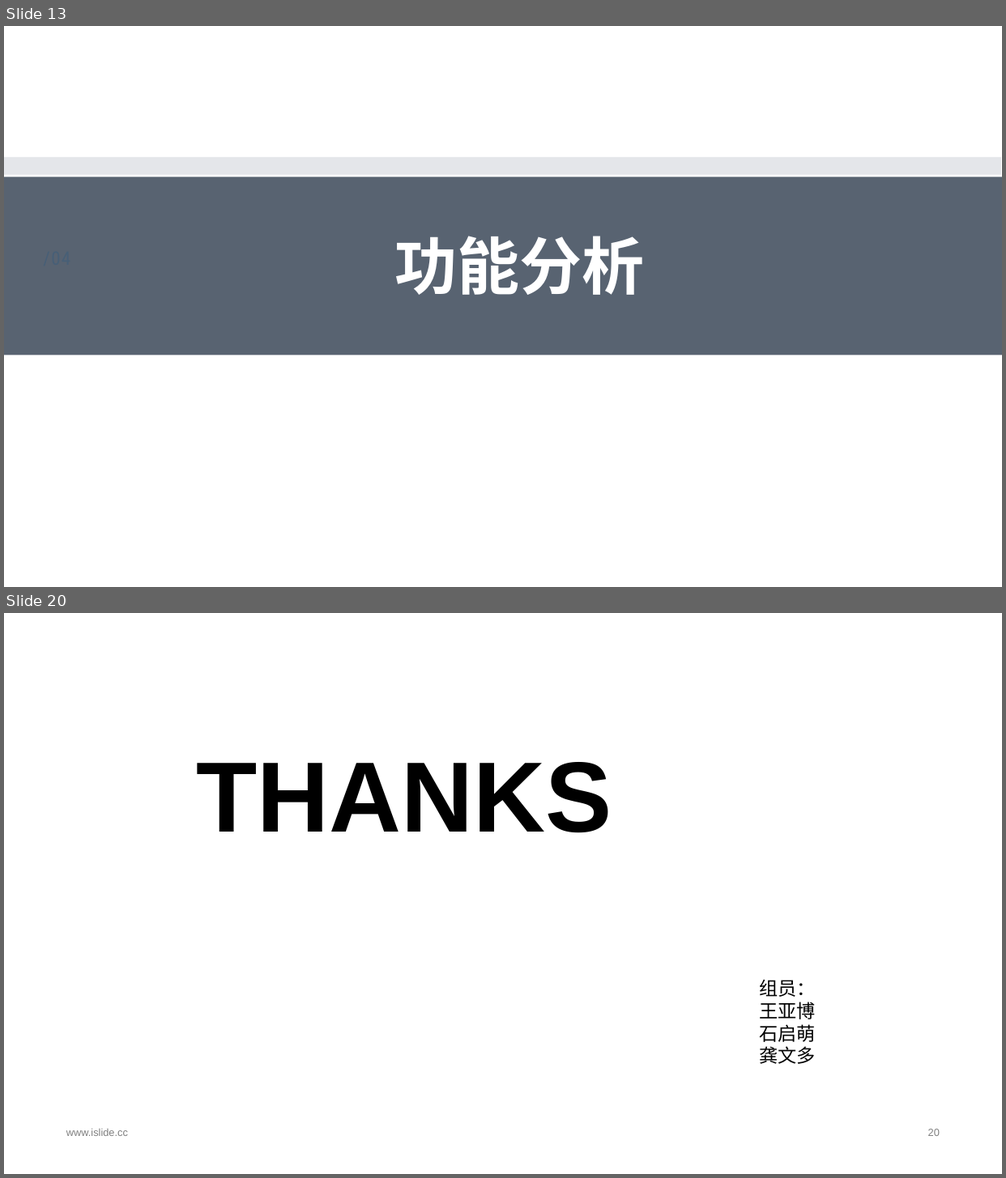
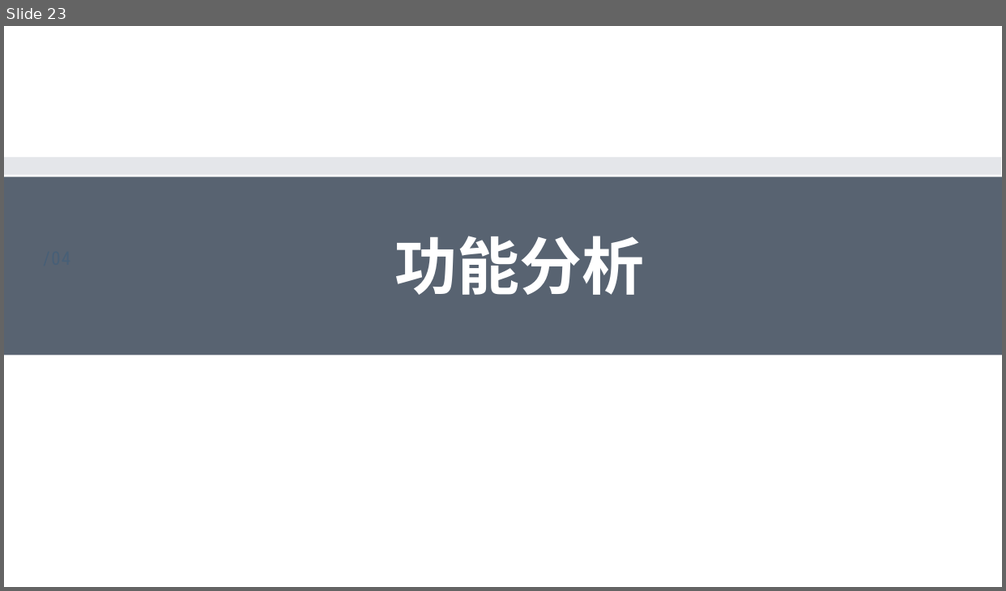
Before and after one commit to MSE-925/Sketch2codeTest, a slide deck: 现代软件工程最终(1).pptx. Shown one above the other, each under a label of ours: slides 13 and 20 before the commit, slide 23 after it; the slides between them are not shown. The pictures are 1006x1178 and 1006x591 pixels, drawn with LibreOffice and Linux fonts; fonts in the diff are those of the drawing; background and template pictures are left out. Boxes give left, top, right and bottom in pixels: in the first picture for what was removed or moved away, otherwise in the second. Text is boxed around its words. In the diff, an @@ line names an element or a change of style, - is before the commit and + after.

```diff
--- a/现代软件工程最终(1).pptx
+++ b/现代软件工程最终(1).pptx
@@ slide 20 removed at (4, 613, 1002, 1174), background #FFFFFF @@
@@ title removed at (196, 762, 612, 833) @@
-THANKS
@@ text removed at (759, 980, 815, 1064) @@
-组员：
-王亚博
-石启萌
-龚文多
@@ text removed at (66, 1129, 128, 1136) @@
-www.islide.cc
@@ page number removed at (928, 1129, 940, 1136) @@
-20
@@ what was slide 13 is now slide 23 @@
```
Also in this commit, not shown: 6 slides changed, 22 slides added, 9 other slides removed, 1 other file.
